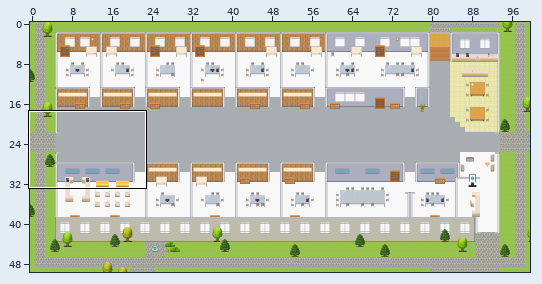
Tiled map (JSON): maps/PH-Customer-Engagement-Platform-Content-Dev-Delivery.tmj. The picture above shows the old version from afar; the outline marks the close-up.
Close-up. Old version:
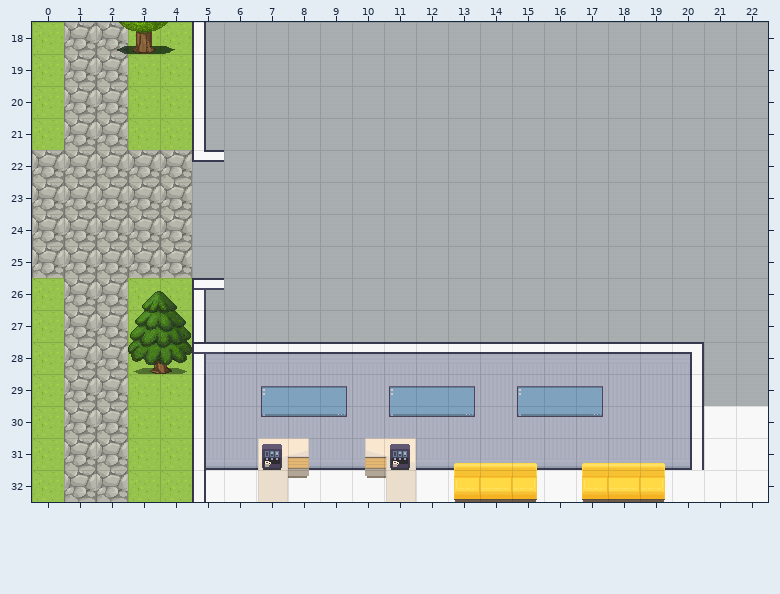
Cells are 32x32 px. Shown: x 0..22, y 18..32. The commit also changed other parts of the map, which this record leaves out.
And afterwards:
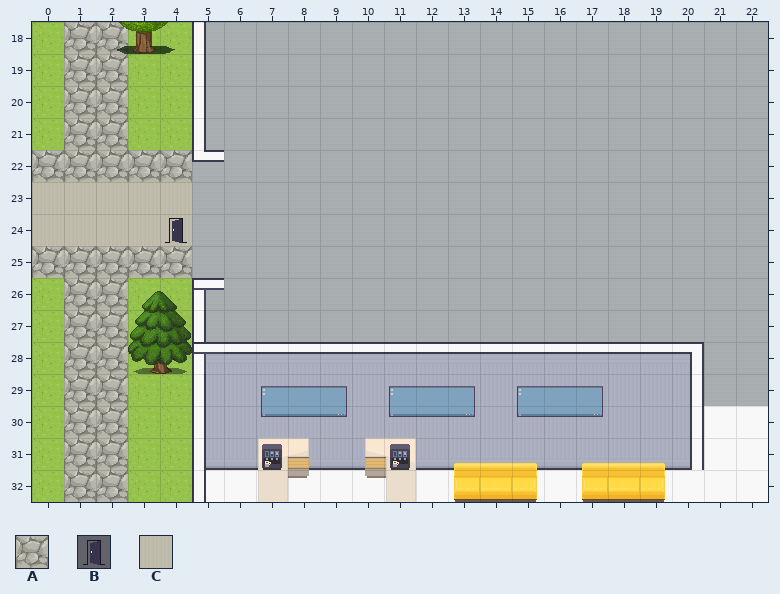
Key: from "Exterior": A 638; from "User_Zones": B 65; from "room2": C 328.
_ is an empty cell.
Change:
Layer "outside":
y 23..24: x 0..4 AAAAA -> CCCCC
Layer "zones":
y 24: x 4 _ -> B
Changed places in both close-ups, as pixel boxes (x1, y1, x2, y2):
changed: (32, 182, 192, 246)
